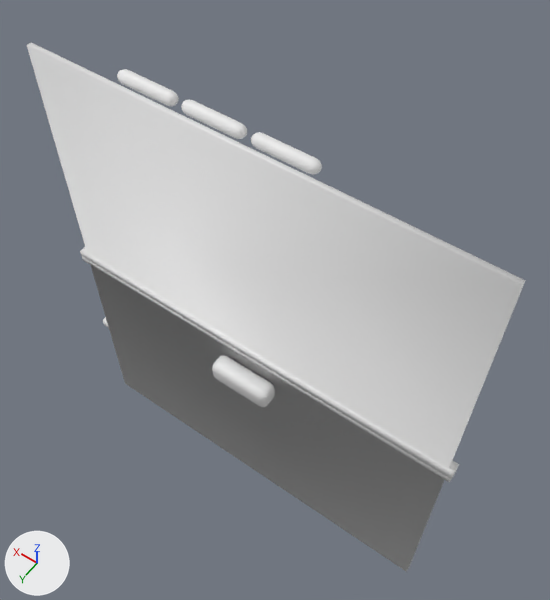
Renders of the FBX model Assets/scene_3.fbx from each side of a commit.
Both versions are drawn from a camera (50 mm lens) standing at (-2.09, 2.9, 4.9) and looking at (0.09, -0.16, 0.1). Every picture has the same lights, and +X, +Y and +Z are marked at lower left. Where no turn or scale is listed for an object, it has been applied to the vertices.

The first picture shows 'button_continue', 'game_portal_bottom', 'game_portal_top', 'paddle_mesh_1', 'paddle_mesh_2', 'paddle_mesh_3'.
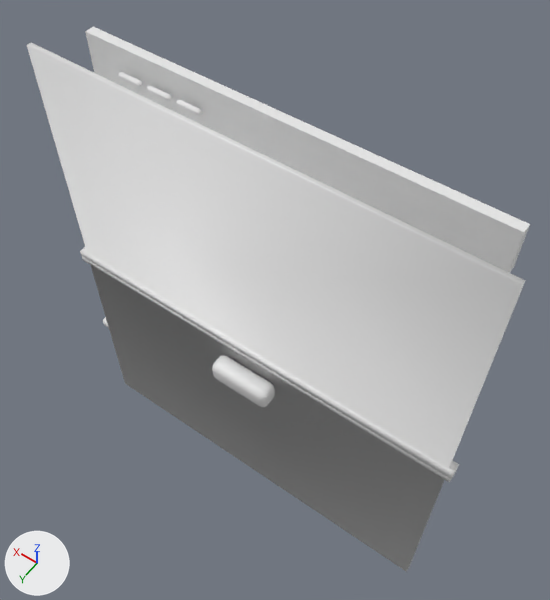
Diff of the bpy script that builds the scene:
```diff
--- a/Assets/scene_3.fbx.py
+++ b/Assets/scene_3.fbx.py
@@ me_sphere_001 @@
 me_sphere_001.from_pydata(...)  # 130 vertices, 144 faces; spans x -0.25..0.25, y -0.05..0.05, z -0.05..0.05
 # used by ob_paddle_mesh_1; location = (1.0, 0.0, 1.834)
+# me_sphere_001 part 1: the whole mesh is scaled about its middle by 0.4
@@ me_cube_005 @@
+me_cube_005.from_pydata(...)  # a box spanning x -1.57..1.57, y -0.04..0.04, z -0.17..0.17
@@ ob_paddle_mesh_1 @@
 ob_paddle_mesh_1 = bpy.data.objects.new('paddle_mesh_1', me_sphere_001)
-ob_paddle_mesh_1.location = (1.0, 0.0, 1.834)
+ob_paddle_mesh_1.location = (1.15, 0.0, 1.834)
@@ ob_hud @@
+ob_hud = bpy.data.objects.new('hud', me_cube_005)
+ob_hud.location = (0.0, -0.091, 1.83)
```

Location of each change, [x1, y1, x2, y2] in pixels of the pictures (550 x 600 px):
'hud', added
    after: [85, 27, 530, 273]
'paddle_mesh_1', mesh rescaled, moved (60% narrower, 58% shorter)
    before: [117, 69, 179, 106]
    after: [118, 72, 142, 87]
